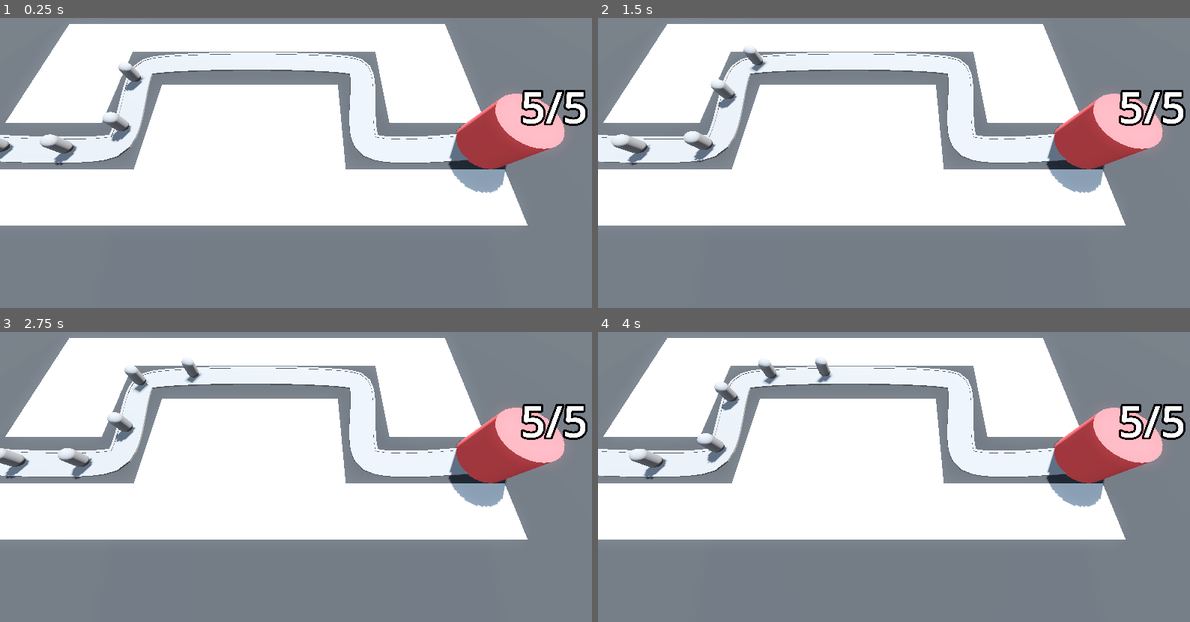
Above: before the commit, frames 1-4 (two rows, left to right).
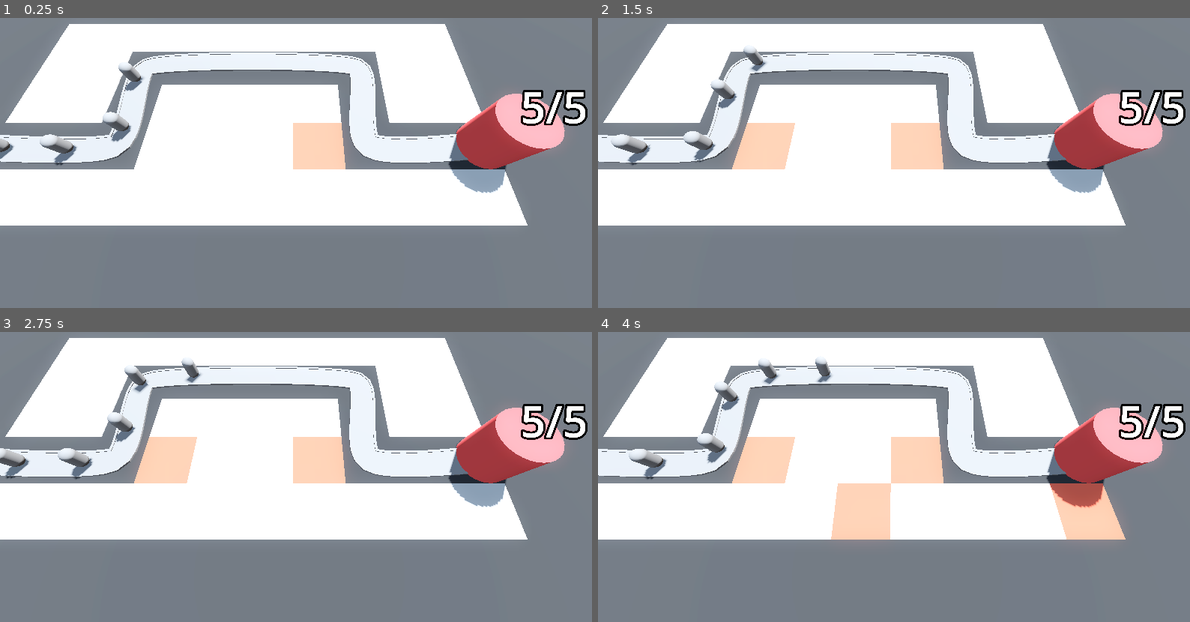
Above: after the commit, the same moments.

Repository: henryhlly/Godot-3D-Tutorial
Game: Godot game, scene res://scenes/base_level.tscn
Two runs of this game, one before a commit and one after it. Both use one fixed random seed, a clock stepped at 60 frames per second and the inputs below.
Inputs (mouse positions are in pixels of both pictures, inside the frame that each line leads up to):
- Up to frame 1 (0.25 s): no input
- Up to frame 2 (1.5 s): move the mouse to (1030, 122) at 0.52 s; move the mouse to (775, 157) at 1.27 s
- Up to frame 3 (2.75 s): move the mouse to (361, 378) at 2.02 s
- Up to frame 4 (4 s): move the mouse to (870, 520) at 2.77 s; move the mouse to (1077, 503) at 3.52 s

The runs differ from the first frame. In frame 1, 1.4% of the frame differs, in the area x 49-59%, y 36-53%; in frame 2, 2.7%; in frame 3, 2.7%; in frame 4, 6.4%, in the area x 22-90%, y 36-72%.

Commit message:
Resolved bug; extra cell creation

Diff:
--- a/BarbarianBlaster/scripts/ray_picker_camera.gd
+++ b/BarbarianBlaster/scripts/ray_picker_camera.gd
@@ -20,3 +20,8 @@
 			var collision_point = ray_cast_3d.get_collision_point()
 			# Get the position in terms of grid map cells
 			var cell = grid_map.local_to_map(collision_point)
+
+			# Check if colliding cell is the free space
+			if grid_map.get_cell_item(cell) == 0:
+				# Change the cell to the turret space
+				grid_map.set_cell_item(cell, 1)
